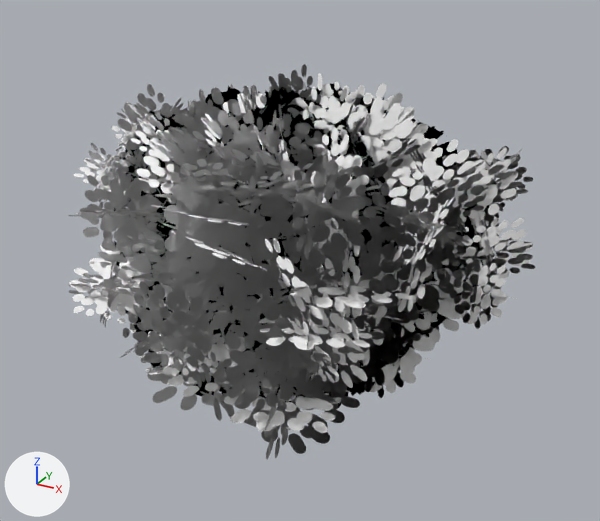
An edit to the glTF model public/models/Bush_Common.glb, drawn before and after from the same camera.
Before and after are seen from a 50 mm camera at (1.47, -2.65, 1.89) aimed at (0.0, 0.04, 0.54). The lights are fixed; the arrows at lower left show +X, +Y and +Z. The older version comes first.

The first picture shows 'Bush_Common'.
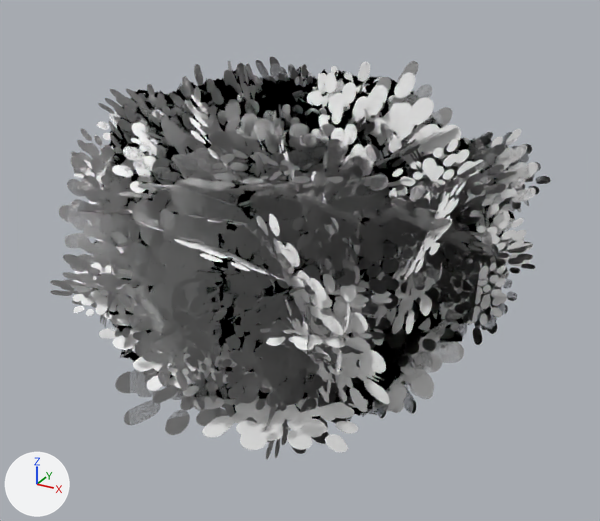
Location of each change, (x1, y1, x2, y2) in pixels of the pictures (600 x 521 px):
'LOD1', added: after (50, 57, 550, 453)

Edits to the bpy script that builds the scene:
```text
Add me_lod1:
    me_lod1.from_pydata(...)  # 732 vertices, 366 faces; spans x -1.01..0.99, y -1.03..1.07, z -0.42..1.45
    me_lod1.materials.append(mat_leaves_twistedtree)
Add ob_lod1:
    ob_lod1 = bpy.data.objects.new('LOD1', me_lod1)
    ob_lod1.location = (0.0, 0.0, 0.0)
```
